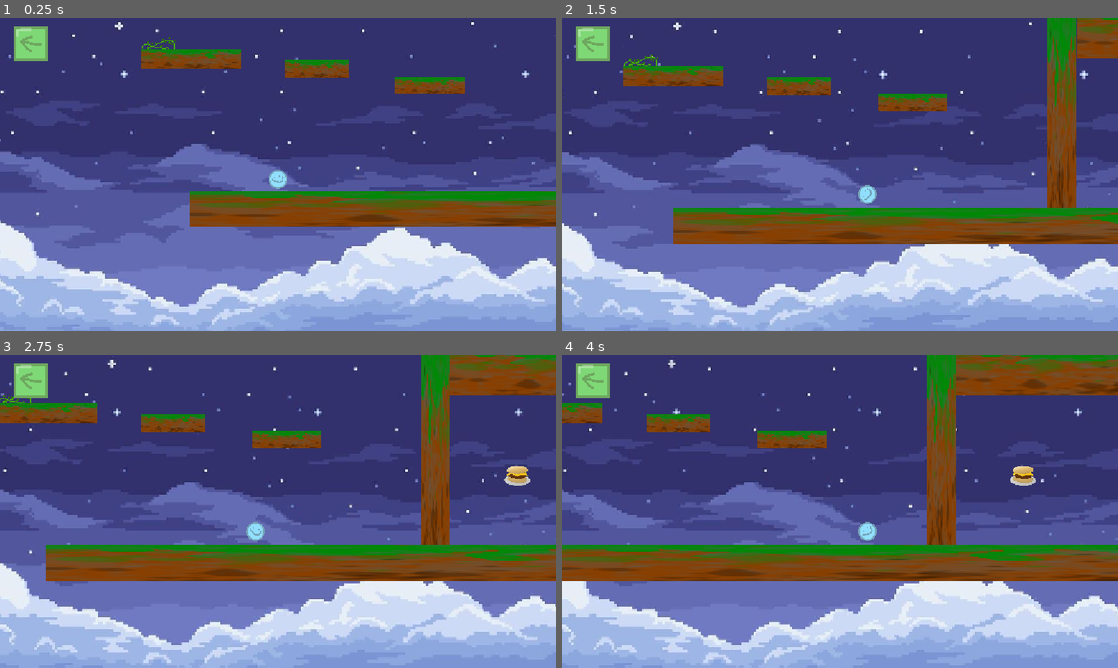
Above: before the commit, frames 1-4 (two rows, left to right).
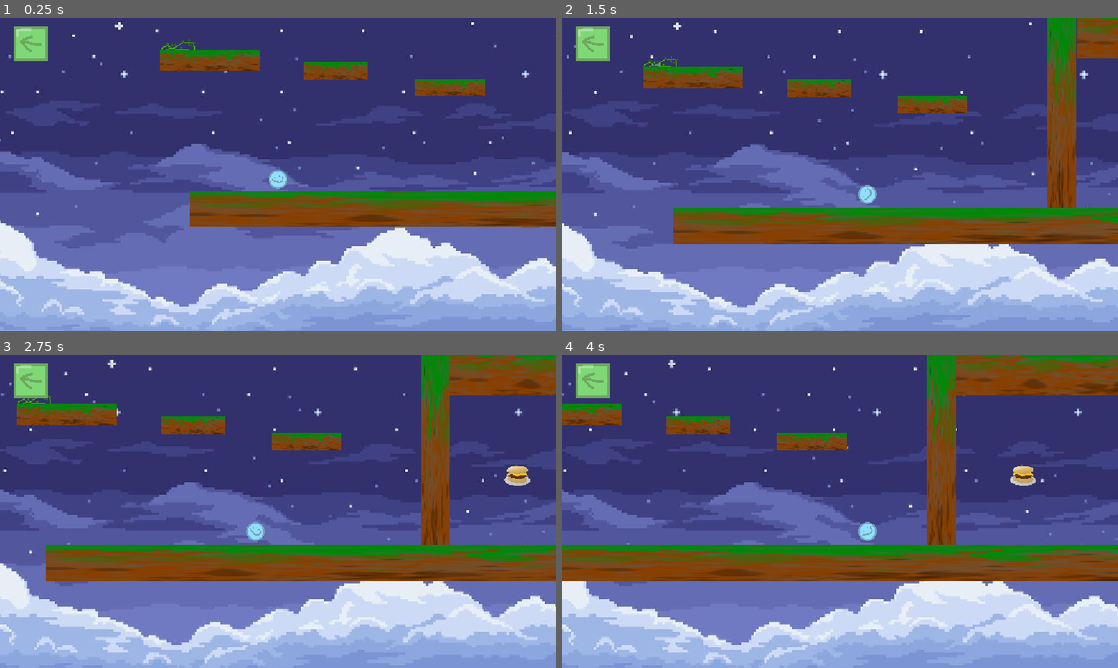
Above: after the commit, the same moments.

Repository: Guyiy1324/Jumpe-r-r-r-r-r-r-r-r
Game: Godot game, scene res://Scenes/map.tscn
The game is run twice, just before and just after one commit, with the same random seed, the same clock (stepped at 60 frames per second) and the same inputs. This scene is started directly instead of the project's main scene.
Inputs (mouse positions are in pixels of both pictures, inside the frame that each line leads up to):
- Up to frame 1 (0.25 s): no input
- Up to frame 2 (1.5 s): move the mouse to (962, 158) at 0.52 s; hold Right (ui_right) from 0.53 s (still down); tap Space (Jump) at 0.77 s; move the mouse to (728, 190) at 1.27 s
- Up to frame 3 (2.75 s): tap Space (Jump) at 1.52 s; move the mouse to (333, 442) at 2.02 s; release Right (ui_right) at 2.03 s; hold Left (ui_left) from 2.03 s (still down)
- Up to frame 4 (4 s): move the mouse to (812, 574) at 2.77 s; release Left (ui_left) at 2.78 s; hold Right (ui_right) from 2.78 s (still down); tap Space (Jump) at 3.02, 3.77 s; move the mouse to (1006, 558) at 3.52 s

The runs differ from the first frame. In frame 1, 2.4% of the frame differs, in the area x 25-88%, y 6-25%; in frame 2, 2.5%, in the area x 11-73%, y 11-31%; in frame 3, 2.4%; in frame 4, 1.9%.

Commit message:
1

Diff:
--- a/jump-e-r/Scenes/map.tscn
+++ b/jump-e-r/Scenes/map.tscn
@@ -99,7 +99,7 @@
 texture = ExtResource("1_c7s6e")
 
 [node name="Platform little 2" type="StaticBody2D" parent="Section 1"]
-position = Vector2(160, -427.99997)
+position = Vector2(242, -420.99997)
 scale = Vector2(1.0326793, 0.29627547)
 collision_layer = 3
 collision_mask = 3
@@ -112,7 +112,7 @@
 texture = ExtResource("1_c7s6e")
 
 [node name="Platform little" type="StaticBody2D" parent="Section 1"]
-position = Vector2(631, -359)
+position = Vector2(713, -352)
 scale = Vector2(1.1257999, 0.28024262)
 collision_layer = 3
 collision_mask = 3
@@ -125,7 +125,7 @@
 texture = ExtResource("1_c7s6e")
 
 [node name="Tiny one" type="StaticBody2D" parent="Section 1"]
-position = Vector2(-361.99997, -469.99994)
+position = Vector2(-279.99997, -462.99994)
 scale = Vector2(1.6201365, 0.3303762)
 
 [node name="CollisionShape2D" type="CollisionShape2D" parent="Section 1/Tiny one"]
@@ -175,7 +175,7 @@
 texture = ExtResource("1_c7s6e")
 
 [node name="Node2D" parent="Section 1" instance=ExtResource("2_q0mm3")]
-position = Vector2(-45.000004, -1043)
+position = Vector2(36.99999, -1036)
 scale = Vector2(0.331263, 0.61997706)
 
 [node name="AudioStreamPlayer" type="AudioStreamPlayer" parent="."]
@@ -195,7 +195,7 @@
 position = Vector2(1588, -209)
 
 [node name="Boucne" parent="." instance=ExtResource("7_6q3n4")]
-position = Vector2(-489, -552)
+position = Vector2(-407, -545)
 scale = Vector2(0.09961599, 0.09961599)
 
 [node name="Boucne2" parent="." instance=ExtResource("7_6q3n4")]
@@ -203,7 +203,7 @@
 scale = Vector2(0.09961599, 0.09961599)
 
 [node name="Boucne3" parent="." instance=ExtResource("7_6q3n4")]
-position = Vector2(297, -1041)
+position = Vector2(379, -1034)
 scale = Vector2(0.09961599, 0.09961599)
 
 [node name="Boucne4" parent="." instance=ExtResource("7_6q3n4")]
